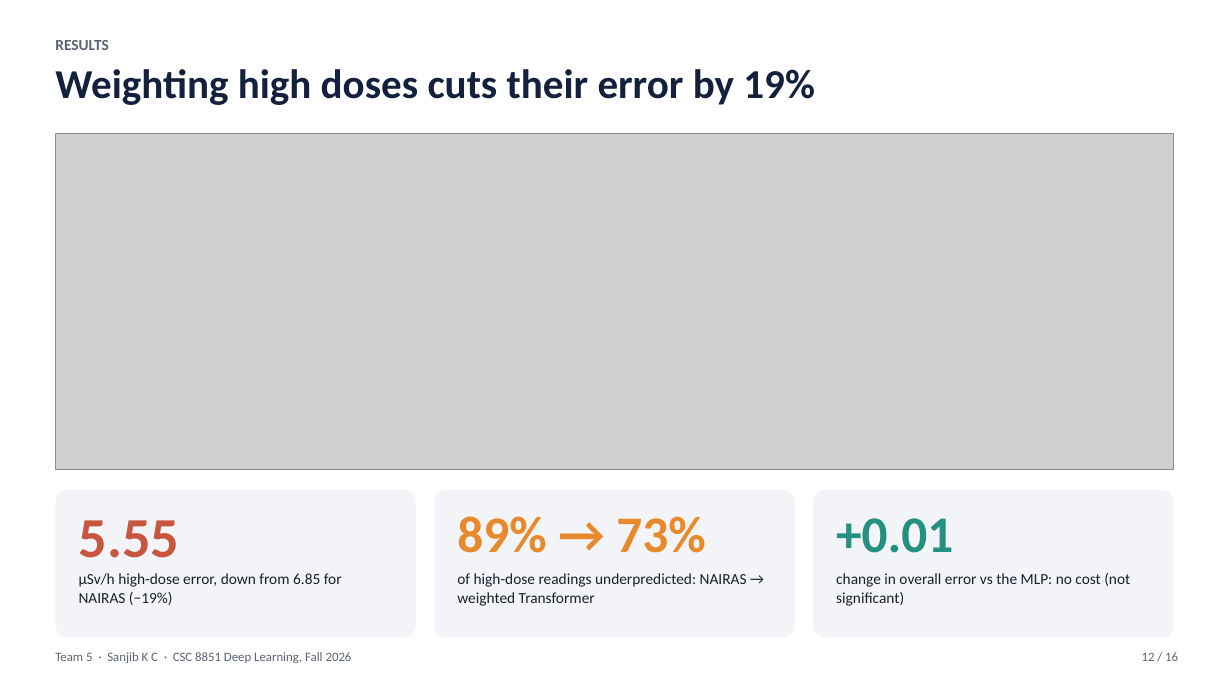
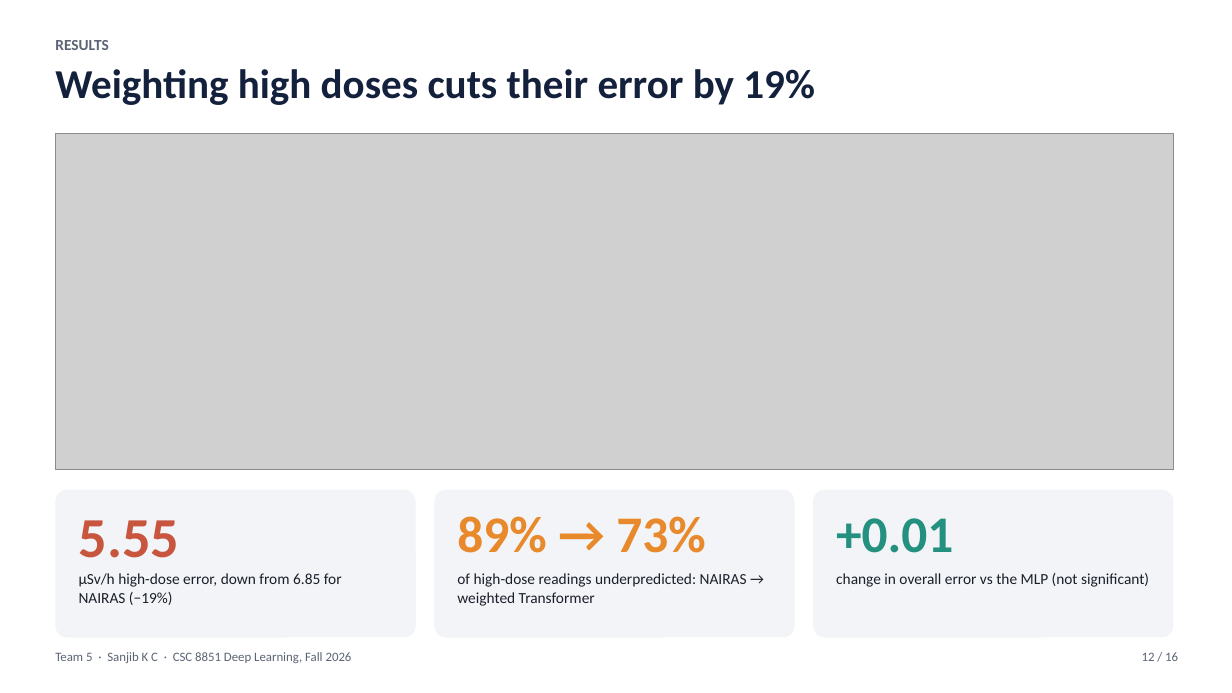
Before and after one commit to thesanjibkc/Deep_learning_project, a slide deck: slide 12 of poster/Team5_Sanjib_KC_slides.pptx. Drawn at 1232x693 pixels with LibreOffice and Linux fonts; fonts in the diff are those of the drawing; grey boxes stand for pictures. Boxes give left, top, right and bottom in pixels: in the first picture for what was removed or moved away, otherwise in the second. Text is boxed around its words. In the diff, an @@ line names an element or a change of style, - is before the commit and + after.

```diff
--- a/poster/Team5_Sanjib_KC_slides.pptx
+++ b/poster/Team5_Sanjib_KC_slides.pptx
@@ text at (836,573,1149,587): text changed @@
-change in overall error vs the MLP: no cost (not significant)
+change in overall error vs the MLP (not significant)
```
Also in this commit, not shown: 2 other slides changed, 9 other files.
